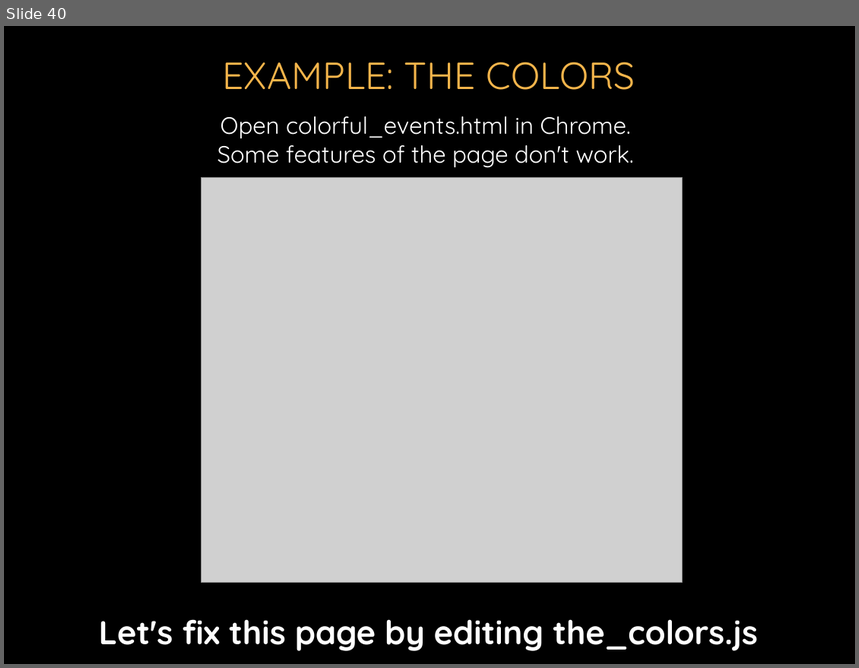
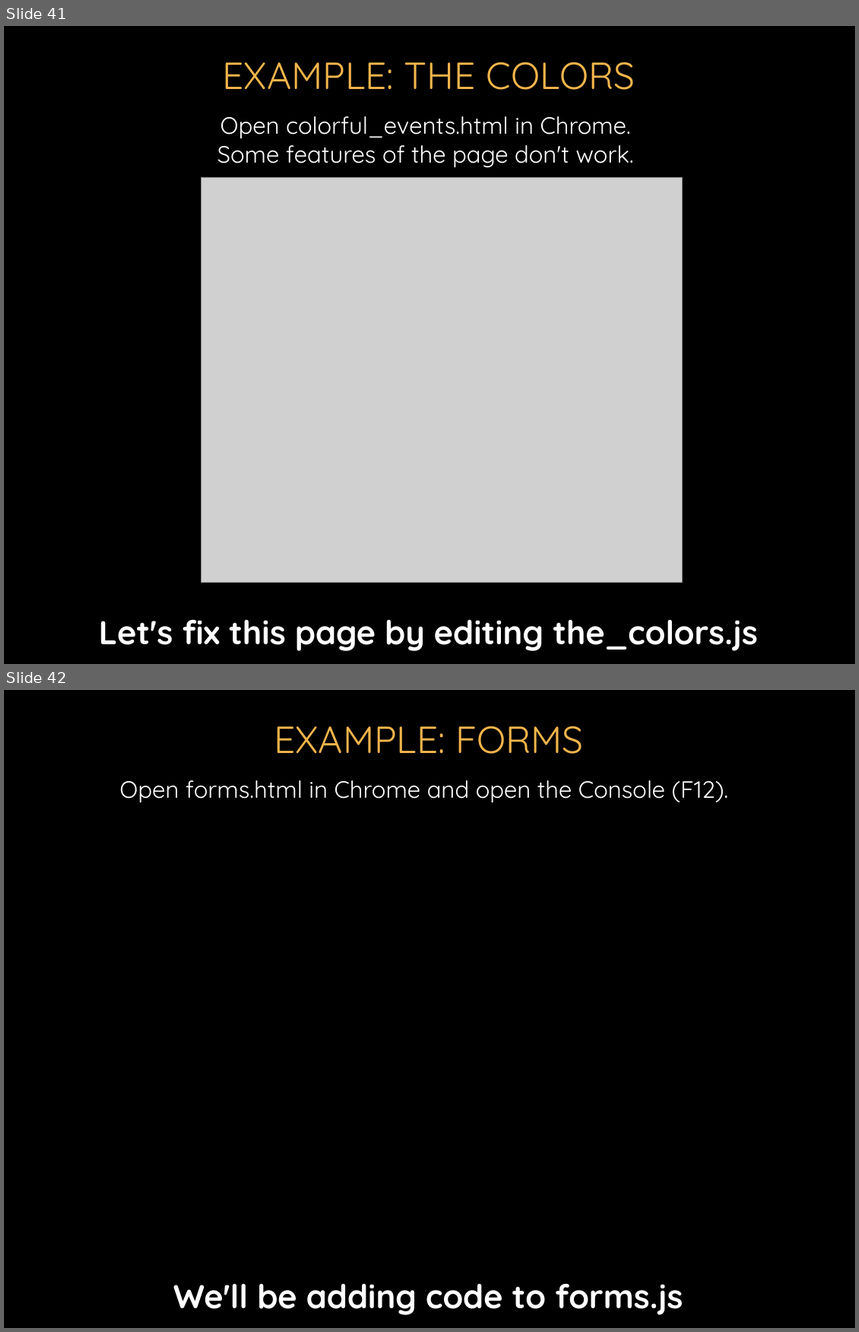
Before and after one commit to donfreiday/cpsc330-js, a slide deck: Javascript.pptx. Shown one above the other, each under a label of ours: slide 40 before the commit, slides 41 and 42 after it. The pictures are 859x668 and 859x1332 pixels, drawn with LibreOffice and Linux fonts; fonts in the diff are those of the drawing; grey boxes stand for pictures; background and template pictures are left out. Boxes give left, top, right and bottom in pixels: in the first picture for what was removed or moved away, otherwise in the second. Text is boxed around its words. In the diff, an @@ line names an element or a change of style, - is before the commit and + after.

```diff
--- a/Javascript.pptx
+++ b/Javascript.pptx
@@ slide 42 added at (4, 690, 855, 1328), background picture (left out) @@
@@ title added at (274, 726, 584, 754), 32 pt, text #F4B54B @@
+EXAMPLE: FORMS
@@ text added at (120, 780, 729, 803), 20 pt, text #FFFFFF @@
+Open forms.html in Chrome and open the Console (F12).
@@ text added at (173, 1284, 683, 1315), 28 pt, text #FFFFFF, bold @@
+We'll be adding code to forms.js
@@ what was slide 40 is now slide 41 @@
```
Also in this commit, not shown: 6 slides changed, 1 other slide added.
